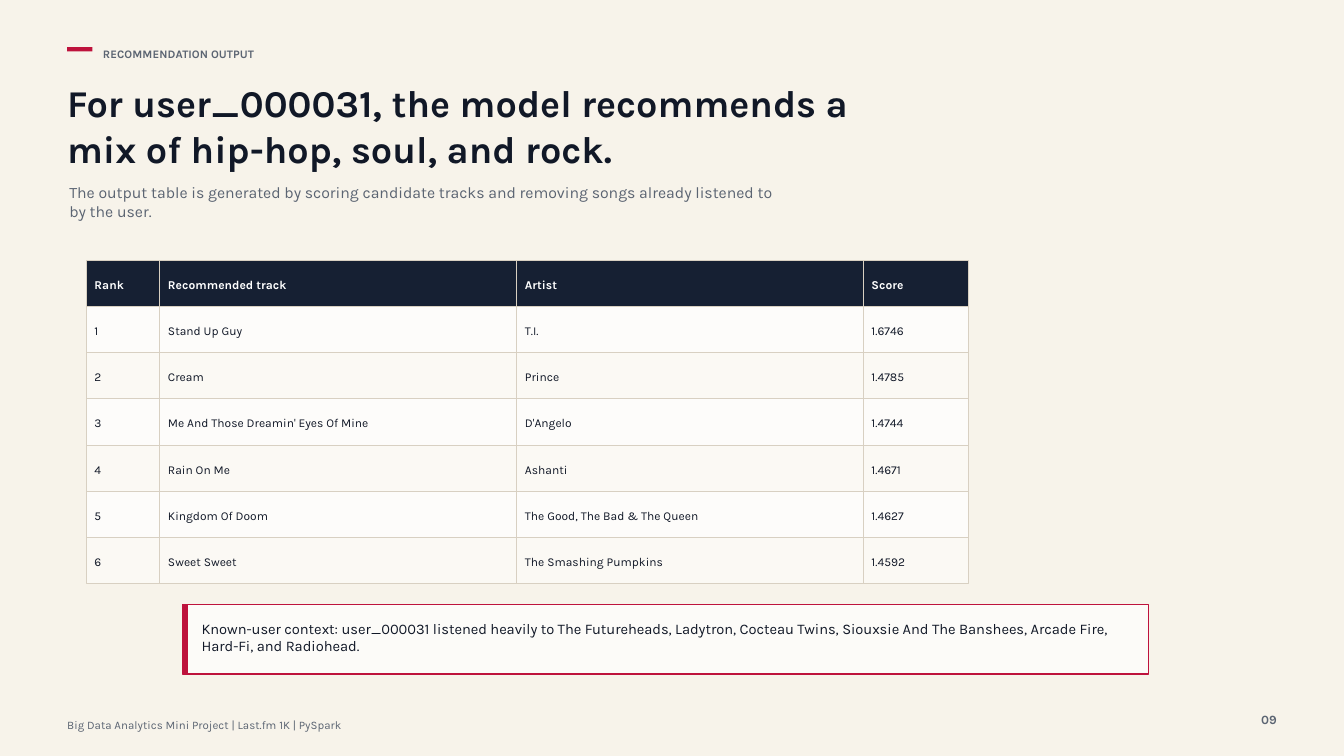
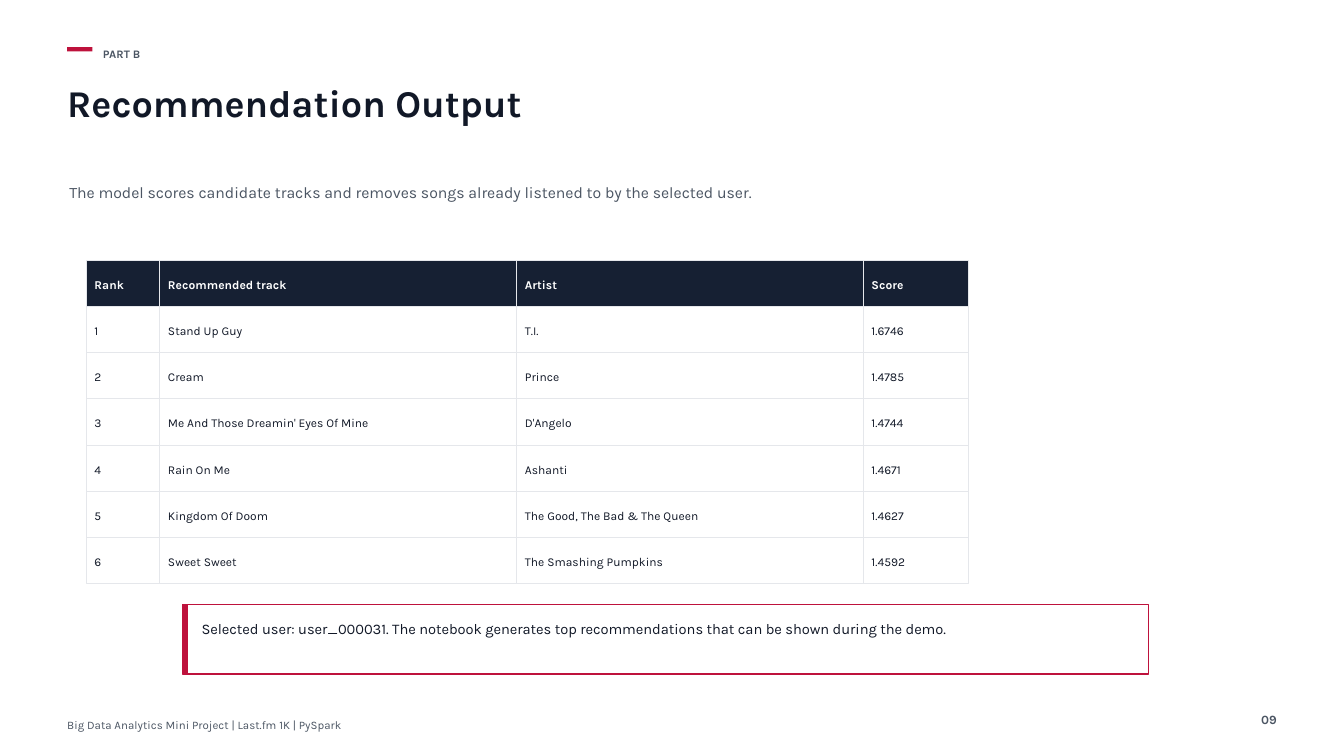
Before and after one commit to SSDharmawansa/music-recommendation-pyspark, a slide deck: slide 9 of Music_BigData_Assignment_Presentation.pptx. Drawn at 1344x756 pixels with LibreOffice and Linux fonts; fonts in the diff are those of the drawing. Boxes give left, top, right and bottom in pixels: in the first picture for what was removed or moved away, otherwise in the second. Text is boxed around its words. In the diff, an @@ line names an element or a change of style, - is before the commit and + after.

```diff
--- a/Music_BigData_Assignment_Presentation.pptx
+++ b/Music_BigData_Assignment_Presentation.pptx
@@ rectangle removed at box(0, 0, 1344, 756) @@
@@ text at box(103, 50, 140, 58): text changed; text colour #5B6472 to #4B5563 @@
-RECOMMENDATION OUTPUT
+PART B
@@ text at box(67, 90, 521, 126): text changed @@
-For user_000031, the model recommends a mix of hip-hop, soul, and rock.
+Recommendation Output
@@ text at box(69, 187, 752, 202): text changed; text colour #5B6472 to #4B5563 @@
-The output table is generated by scoring candidate tracks and removing songs already listened to by the user.
+The model scores candidate tracks and removes songs already listened to by the selected user.
@@ outline #D8D0C2 0.75 pt to #E5E7EB 0.75 pt in 28 elements at box(86, 260, 159, 307), box(159, 260, 516, 307), box(516, 260, 863, 307), box(863, 260, 968, 307), box(86, 307, 159, 353), box(159, 307, 516, 353), box(516, 307, 863, 353), box(863, 307, 968, 353), box(86, 353, 159, 399), box(159, 353, 516, 399), box(516, 353, 863, 399), box(863, 353, 968, 399), box(86, 399, 159, 446), box(159, 399, 516, 446), box(516, 399, 863, 446), box(863, 399, 968, 446), box(86, 446, 159, 492), box(159, 446, 516, 492), box(516, 446, 863, 492), box(863, 446, 968, 492), box(86, 492, 159, 538), box(159, 492, 516, 538), box(516, 492, 863, 538), box(863, 492, 968, 538), box(86, 537, 159, 584), box(159, 537, 516, 584), box(516, 537, 863, 584), box(863, 537, 968, 584) @@
@@ text at box(202, 624, 946, 638): text changed @@
-Known-user context: user_000031 listened heavily to The Futureheads, Ladytron, Cocteau Twins, Siouxsie And The Banshees, Arcade Fire, Hard-Fi, and Radiohead.
+Selected user: user_000031. The notebook generates top recommendations that can be shown during the demo.
@@ text "Big Data Analytics Mini Project ..." at box(67, 721, 342, 732): text colour #5B6472 to #4B5563 @@
@@ text "09" at box(1261, 715, 1277, 724): text colour #5B6472 to #4B5563 @@
```
Also in this commit, not shown: 9 other slides changed, 36 other files.
